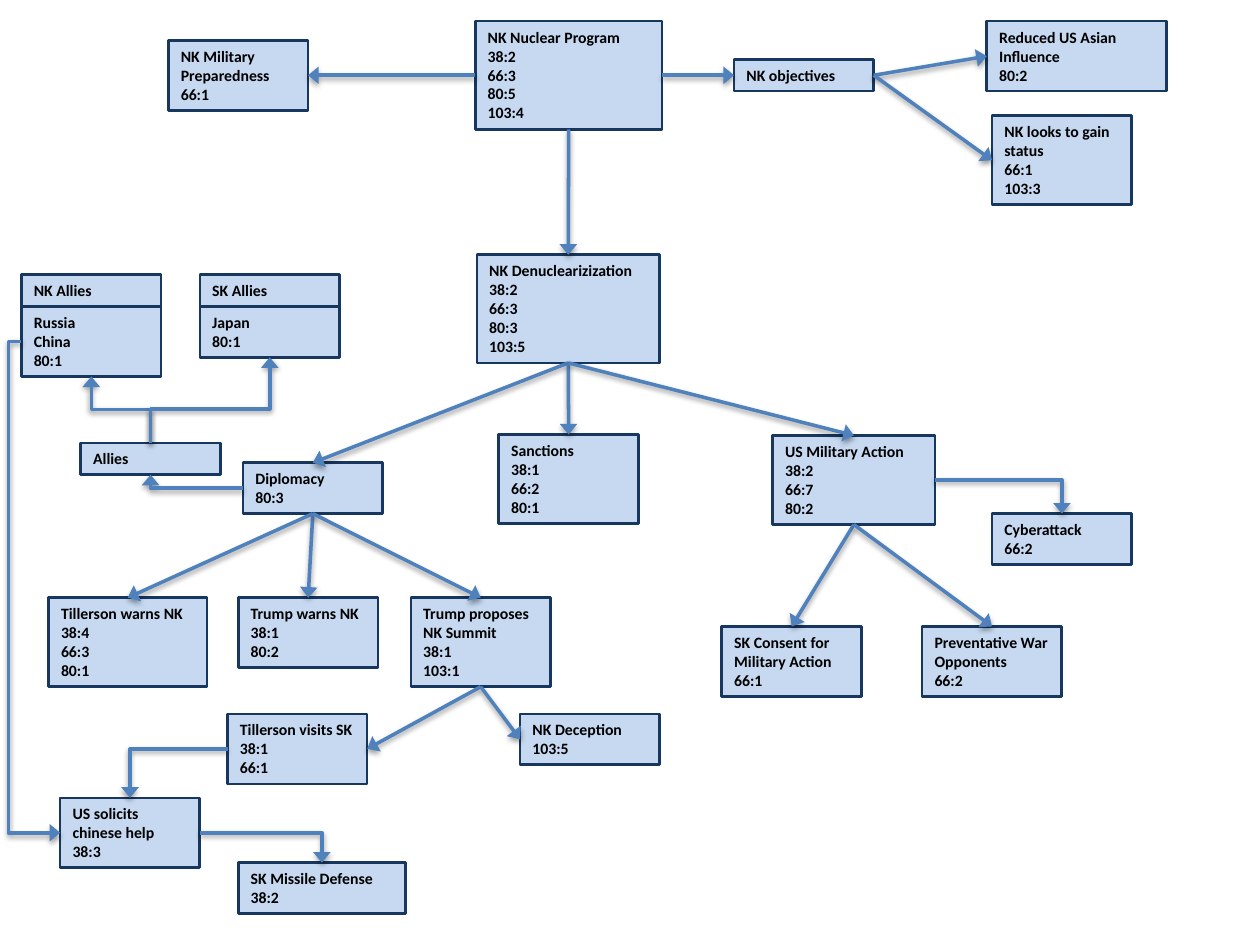
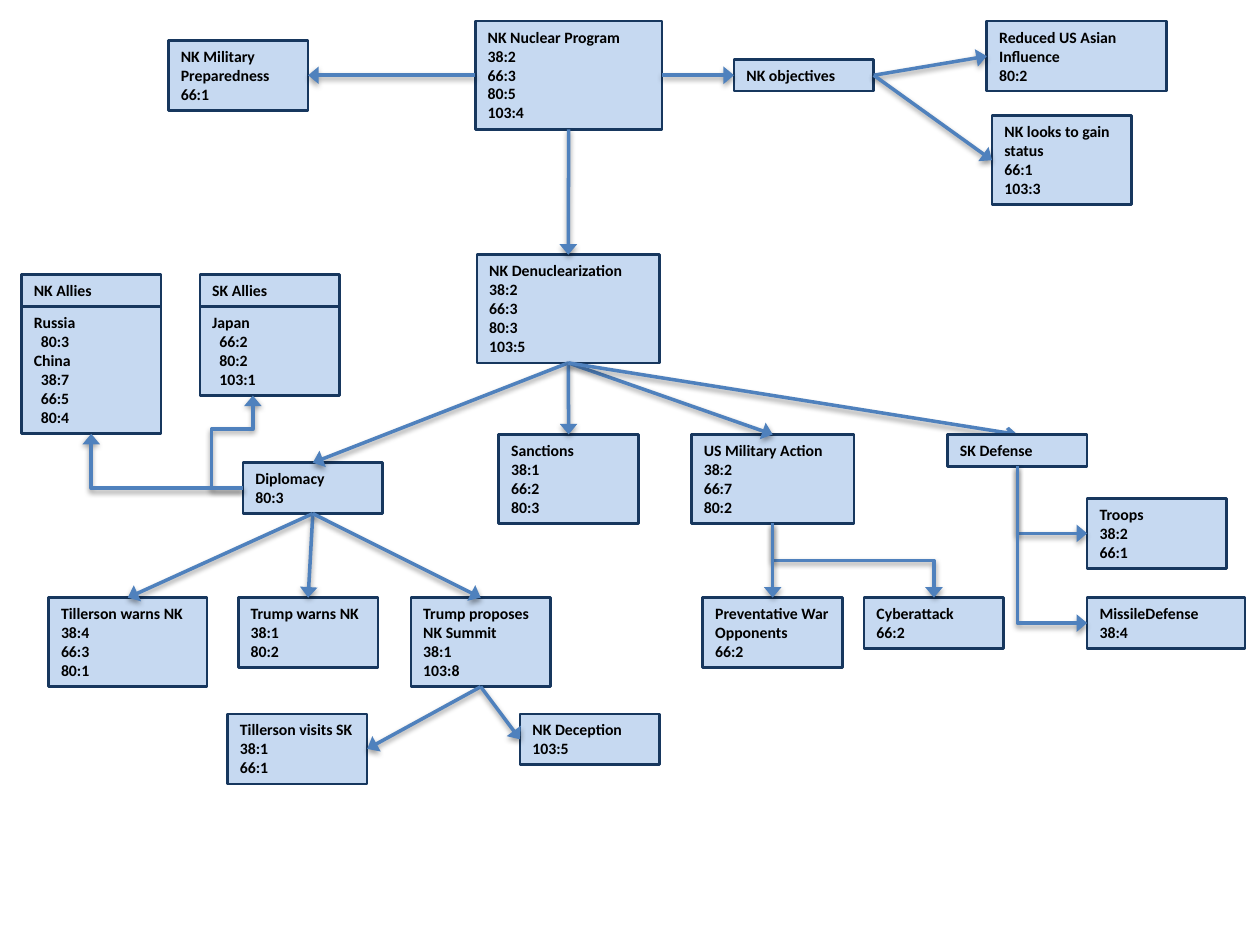
Before and after one commit to mark-heiple/P453, a slide deck: slide 2 of ontology.pptx. Drawn at 1260x945 pixels with LibreOffice and Linux fonts; fonts in the diff are those of the drawing. Boxes give left, top, right and bottom in pixels: in the first picture for what was removed or moved away, otherwise in the second. Text is boxed around its words. In the diff, an @@ line names an element or a change of style, - is before the commit and + after.

```diff
--- a/ontology.pptx
+++ b/ontology.pptx
@@ text in rectangle at (489,265,622,276): text changed @@
-NK Denuclearizization
+NK Denuclearization
@@ rectangle "Russia": place and size @@
-rectangle "Russia" at (21,306,161,377)
+rectangle "Russia" at (21,306,161,433)
@@ rectangle "Japan": place and size @@
-rectangle "Japan" at (200,306,340,357)
+rectangle "Japan" at (200,306,340,396)
@@ elbow arrow removed from (21, 341) to (60, 833) @@
@@ text in rectangle at (41,336,69,347): paragraph added @@
+80:3
@@ elbow arrow removed from (151, 444) to (270, 358) @@
@@ text in rectangle at (219,336,255,385): text changed @@
-80:1
+66:2
+80:2
+103:1
@@ text in rectangle at (41,374,69,423): text changed @@
-80:1
+38:7
+66:5
+80:4
@@ arrow moved from (568, 363) - (854, 436) to (568, 363) - (772, 435) @@
@@ arrow added from (568, 363) to (1017, 435), #4F81BD 2 pt @@
@@ elbow arrow moved from (243, 488) - (151, 475) to (243, 488) - (253, 396) @@
@@ rectangle removed at (81,444,220,475) @@
-Allies
@@ elbow arrow moved from (151, 444) - (91, 377) to (243, 488) - (91, 433) @@
@@ rectangle "US Military Action": place and size @@
-rectangle "US Military Action" at (772,436,935,525)
+rectangle "US Military Action" at (692,435,854,524)
@@ rectangle added at (948,435,1087,466), fill #C6D9F1, outline #17375E 1.5 pt, 9 pt, text #000000, bold @@
+SK Defense
@@ elbow arrow added from (1017, 466) to (1087, 533), #4F81BD 2 pt @@
@@ elbow arrow added from (1017, 466) to (1087, 624), #4F81BD 2 pt @@
@@ text in rectangle at (511,502,539,513): text changed @@
-80:1
+80:3
@@ rectangle added at (1087,499,1227,570), fill #C6D9F1, outline #17375E 1.5 pt, 9 pt, text #000000, bold @@
+Troops
+38:2
+66:1
@@ elbow arrow moved from (935, 480) - (1062, 514) to (772, 523) - (934, 597) @@
@@ arrow moved from (854, 524) - (992, 626) to (772, 523) - (772, 597) @@
@@ arrow removed from (854, 524) to (791, 626) @@
@@ rectangle "Preventative War Opponents": place and size @@
-rectangle "Preventative War Opponents" at (922,626,1062,697)
+rectangle "Preventative War Opponents" at (703,597,843,668)
@@ rectangle "Cyberattack": place and size @@
-rectangle "Cyberattack" at (992,514,1131,564)
+rectangle "Cyberattack" at (864,597,1004,648)
@@ rectangle added at (1087,597,1245,648), fill #C6D9F1, outline #17375E 1.5 pt, 9 pt, text #000000, bold @@
+MissileDefense
+38:4
@@ rectangle removed at (722,626,862,697) @@
-SK Consent for Military Action
-66:1
@@ text in rectangle at (423,665,459,676): text changed @@
-103:1
+103:8
@@ elbow arrow removed from (228, 748) to (130, 798) @@
@@ rectangle removed at (60,798,200,868) @@
-US solicits chinese help
-38:3
@@ elbow arrow removed from (200, 833) to (321, 863) @@
@@ rectangle removed at (238,863,406,914) @@
-SK Missile Defense
-38:2
```
Also in this commit, not shown: 2 other slides changed, 14 other files.
